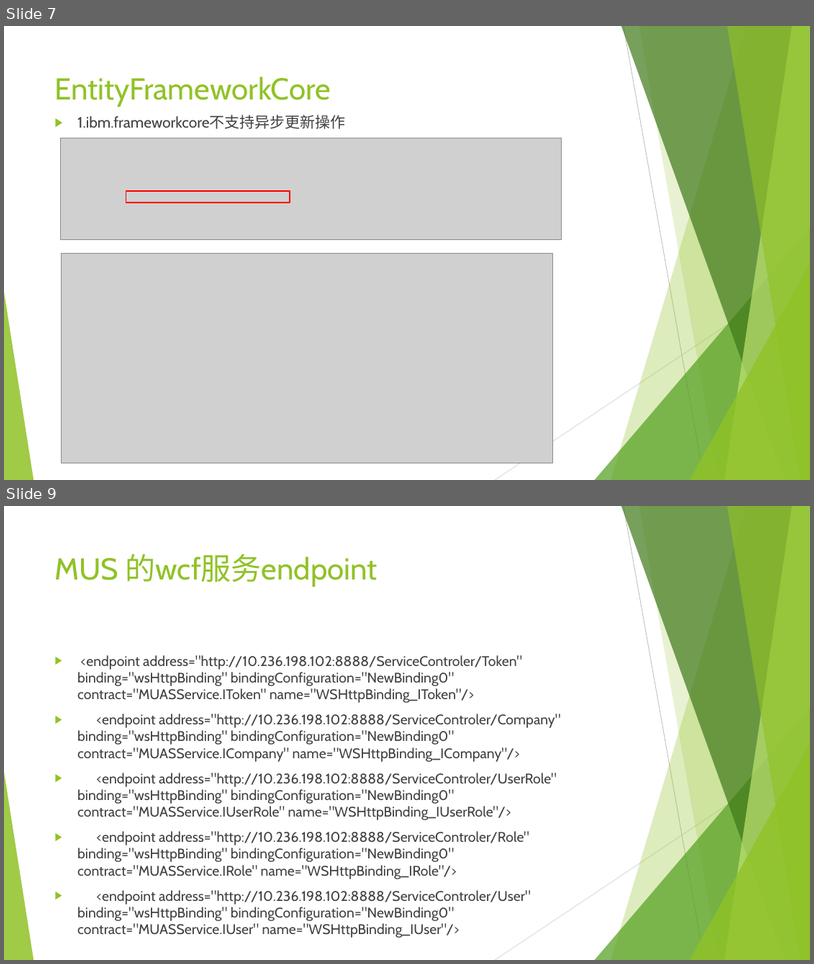
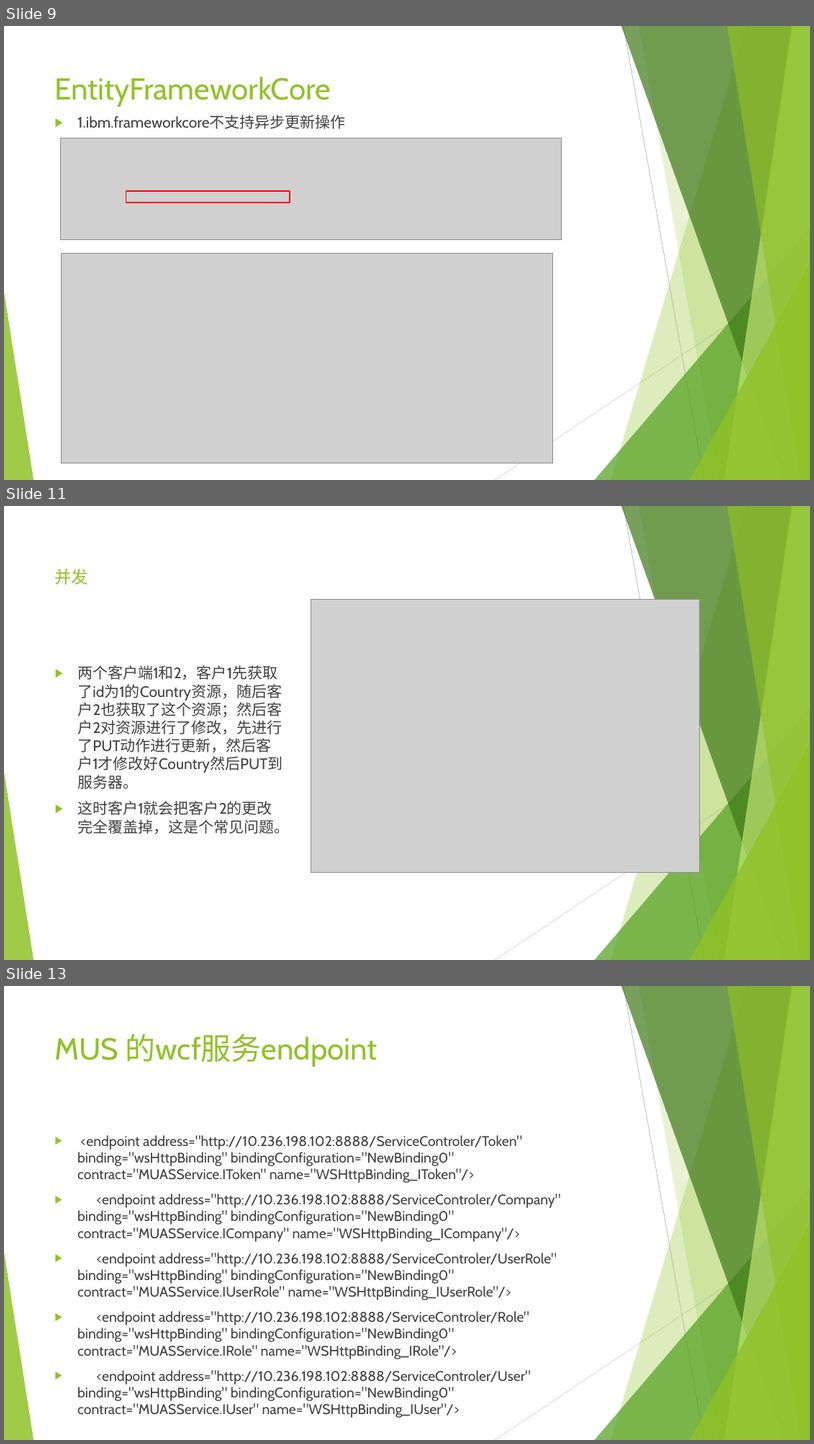
Before and after one commit to sun198986/Station, a slide deck: 后端设计.pptx. Shown one above the other, each under a label of ours: slides 7 and 9 before the commit, slides 9, 11 and 13 after it; the slides between them are not shown. The pictures are 814x964 and 814x1444 pixels, drawn with LibreOffice and Linux fonts; fonts in the diff are those of the drawing; grey boxes stand for pictures. Boxes give left, top, right and bottom in pixels: in the first picture for what was removed or moved away, otherwise in the second. Text is boxed around its words. In the diff, an @@ line names an element or a change of style, - is before the commit and + after.

```diff
--- a/后端设计.pptx
+++ b/后端设计.pptx
@@ slide 11 added at [4,506,810,960], background #FFFFFF; not listed: 10 template elements that a slide beside it also shows @@
@@ title added at [55,569,89,584], 20 pt, text #90C226 @@
+并发
@@ picture added at [311,599,700,872] @@
@@ text added at [77,665,289,834], 18 pt, text #404040 @@
+▶ 两个客户端1和2，客户1先获取了id为1的Country资源，随后客户2也获取了这个资源；然后客户2对资源进行了修改，先进行了PUT动作进行更新，然后客户1才修改好Country然后PUT到服务器。
+▶ 这时客户1就会把客户2的更改完全覆盖掉，这是个常见问题。
@@ what was slide 7 is now slide 9 @@
@@ what was slide 9 is now slide 13 @@
```
Also in this commit, not shown: 4 slides changed, 7 other slides added, 1 slide removed, 4 other files.
